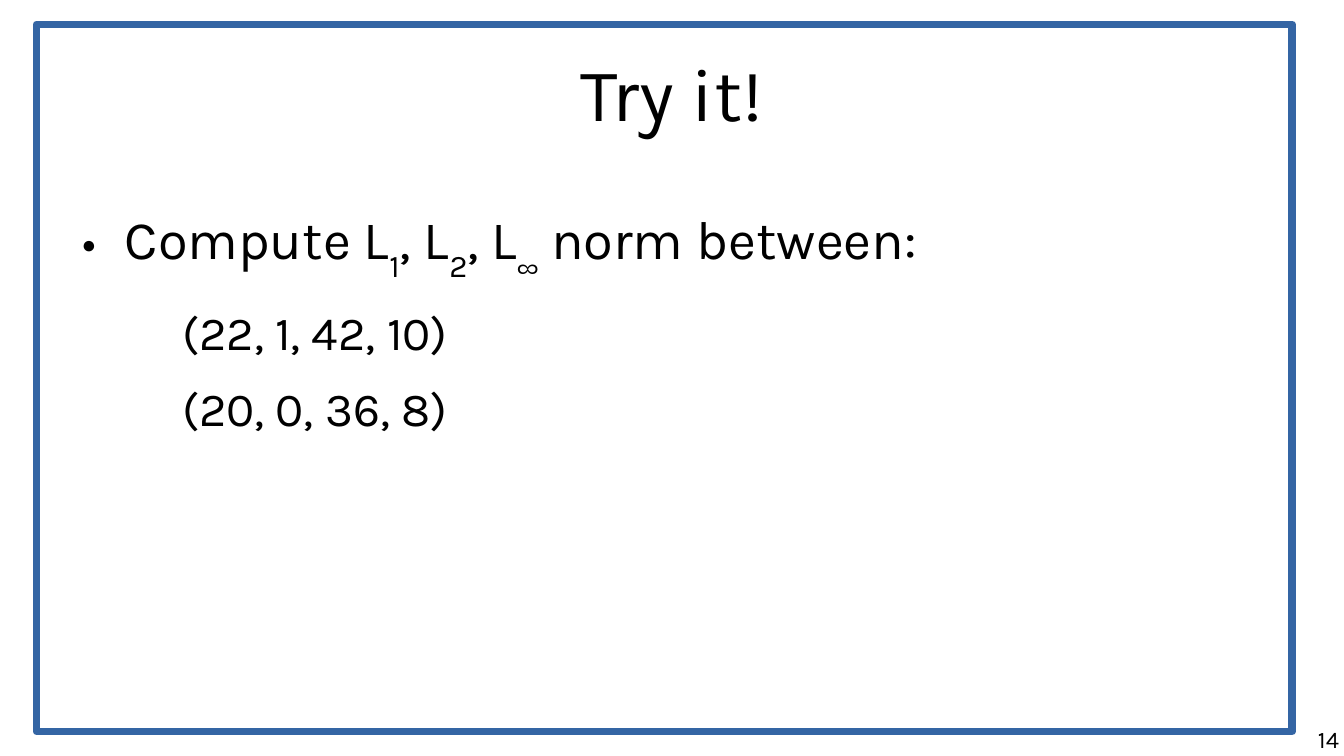
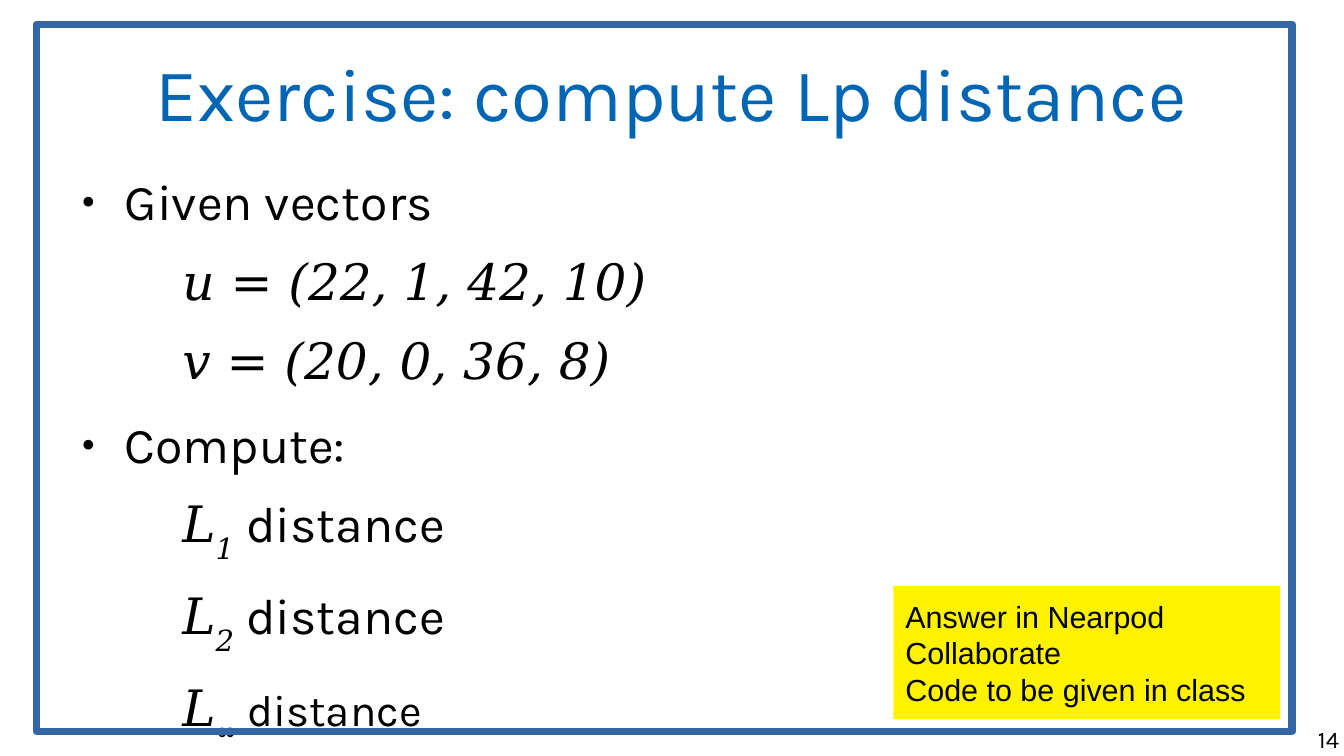
Before and after one commit to chatox/data-mining-course, a slide deck: slide 14 of theory/tt06_sim_numerical.odp. Drawn at 1344x756 pixels with LibreOffice and Linux fonts; fonts in the diff are those of the drawing. Boxes give left, top, right and bottom in pixels: in the first picture for what was removed or moved away, otherwise in the second. Text is boxed around its words. In the diff, an @@ line names an element or a change of style, - is before the commit and + after.

```diff
--- a/theory/tt06_sim_numerical.odp
+++ b/theory/tt06_sim_numerical.odp
@@ title at [156,69,1187,139]: text changed; text colour #000000 to #0066B3 @@
-Try it!
+Exercise: compute Lp distance
@@ text at [125,185,646,735]: text changed; size 32 to 29.6 pt @@
-● Compute L1, L2, L∞ norm between:
-  (22, 1, 42, 10)
-  (20, 0, 36, 8)
+● Given vectors
+  u = (22, 1, 42, 10)
+  v = (20, 0, 36, 8)
+● Compute:
+  L1 distance
+  L2 distance
+  L∞ distance
@@ rectangle added at [894,587,1281,720], fill #FFF200, 18 pt, text #000000 @@
+Answer in Nearpod Collaborate
+Code to be given in class
```
Also in this commit, not shown: 4 other slides changed, 1 slide added, 2 other files.
